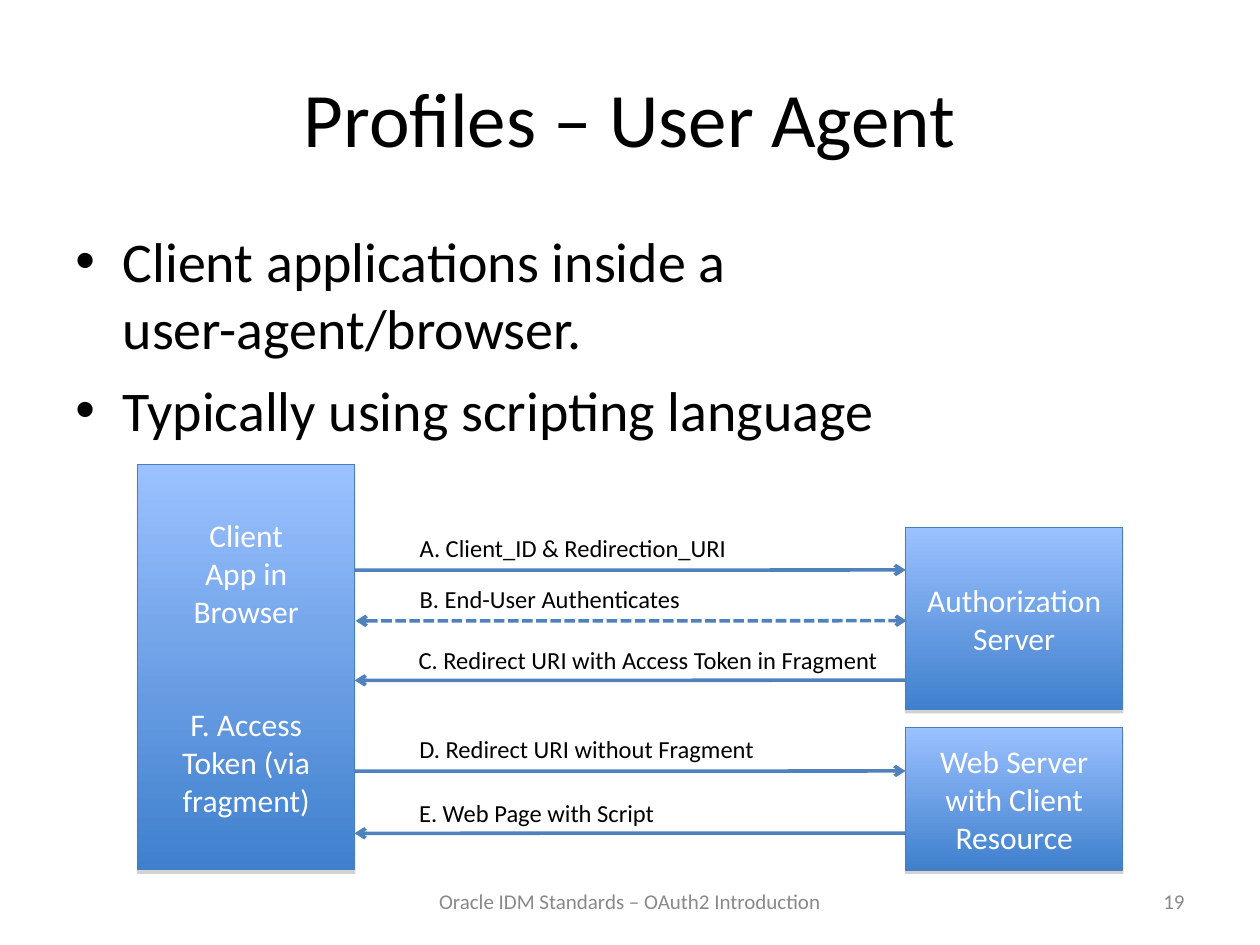
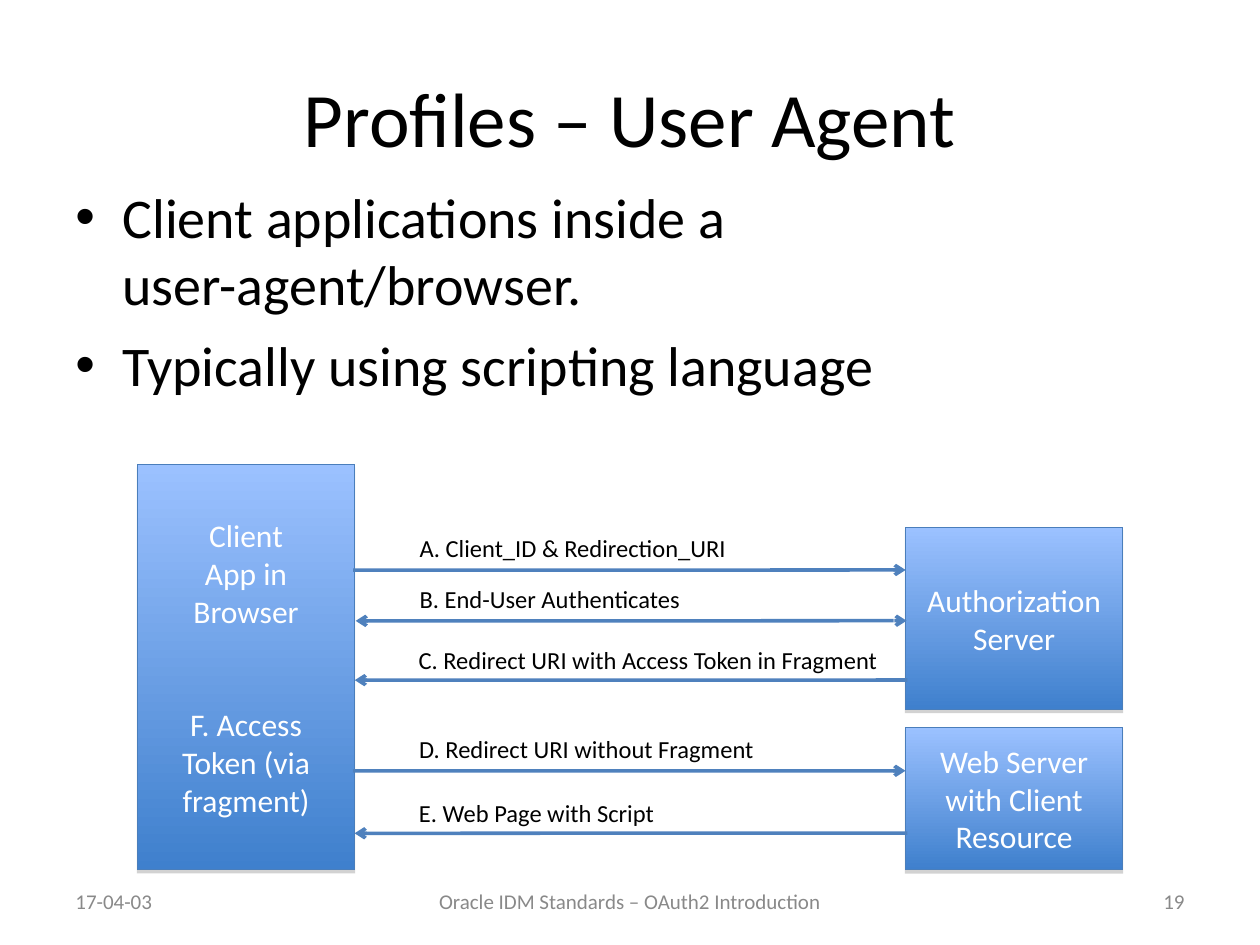
Before and after one commit to sftcd/cs7053, a slide deck: slide 19 of 2016lectures/09-oauth.ppt. Drawn at 1260x945 pixels with LibreOffice and Linux fonts; fonts in the diff are those of the drawing. Boxes give left, top, right and bottom in pixels: in the first picture for what was removed or moved away, otherwise in the second. Text is boxed around its words. In the diff, an @@ line names an element or a change of style, - is before the commit and + after.

```diff
--- a/2016lectures/09-oauth.ppt
+++ b/2016lectures/09-oauth.ppt
@@ text "Client applications inside a user-agent/browser.": place and size @@
-text "Client applications inside a user-agent/browser." at (123, 243, 873, 441)
+text "Client applications inside a user-agent/browser." at (122, 199, 873, 396)
@@ text "Client applications inside a user-agent/browser." at (122, 199, 873, 396): indent changed @@
@@ double arrow (355, 621) - (907, 621): stroke #4F81BD 2.01 pt dashed to #4F81BD 2.01 pt @@
@@ text added at (75, 895, 152, 909), 12 pt, text #898989 @@
+17-04-03
```
Also in this commit, not shown: 24 other slides changed, 1 other file.
